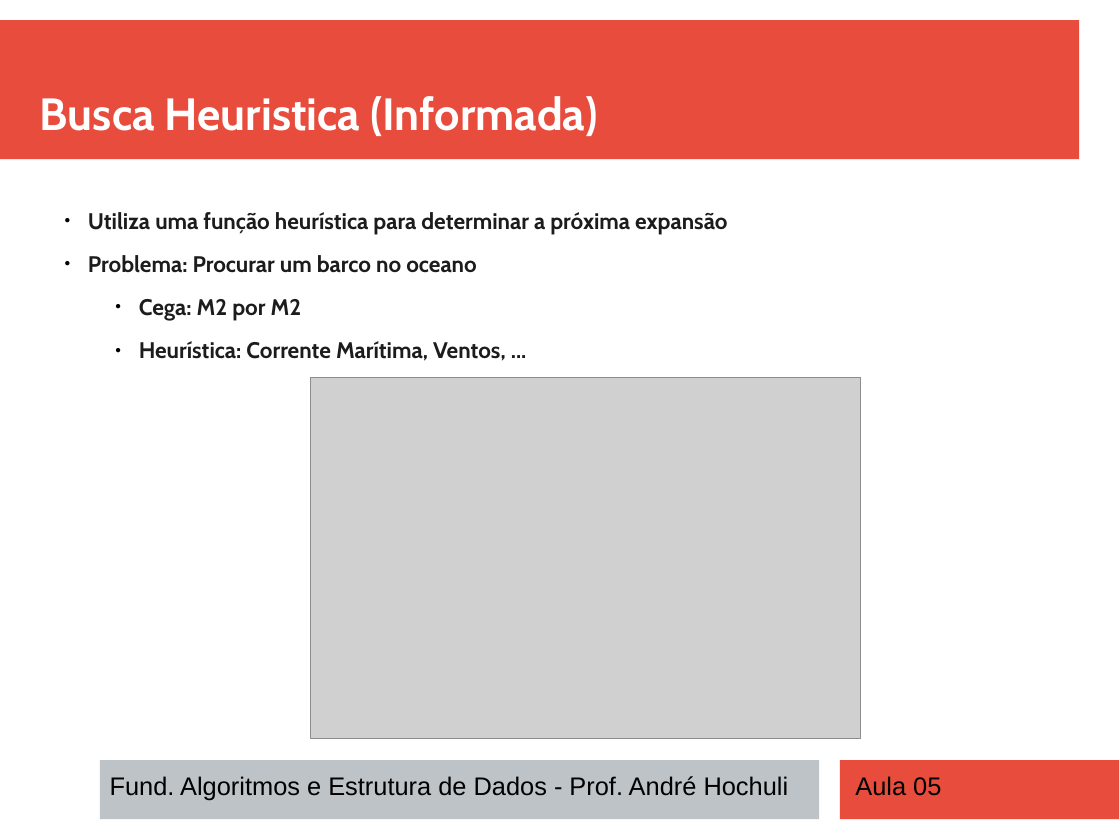
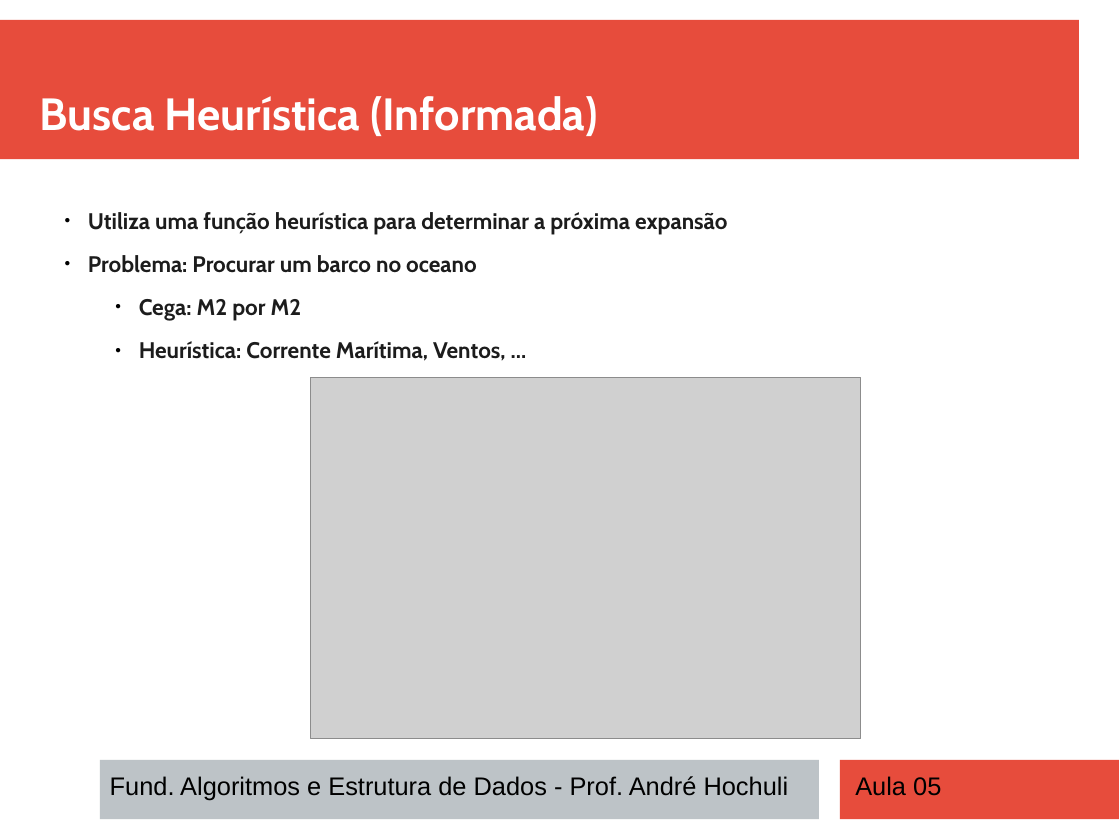
Before and after one commit to andrehochuli/teaching, a slide deck: slide 23 of DataStructuresAndAlgorithms/Lecture 05 - Graphs/Lecture 05 - Graphs.pptx. Drawn at 1120x840 pixels with LibreOffice and Linux fonts; fonts in the diff are those of the drawing; grey boxes stand for pictures. Boxes give left, top, right and bottom in pixels: in the first picture for what was removed or moved away, otherwise in the second. Text is boxed around its words. In the diff, an @@ line names an element or a change of style, - is before the commit and + after.

Commit message:
Update Lecture 05 - 2025.2

```diff
--- a/DataStructuresAndAlgorithms/Lecture 05 - Graphs/Lecture 05 - Graphs.pptx
+++ b/DataStructuresAndAlgorithms/Lecture 05 - Graphs/Lecture 05 - Graphs.pptx
@@ text at [40, 96, 598, 136]: text changed @@
-Busca Heuristica (Informada)
+Busca Heurística (Informada)
```
Also in this commit, not shown: 1 other file.
